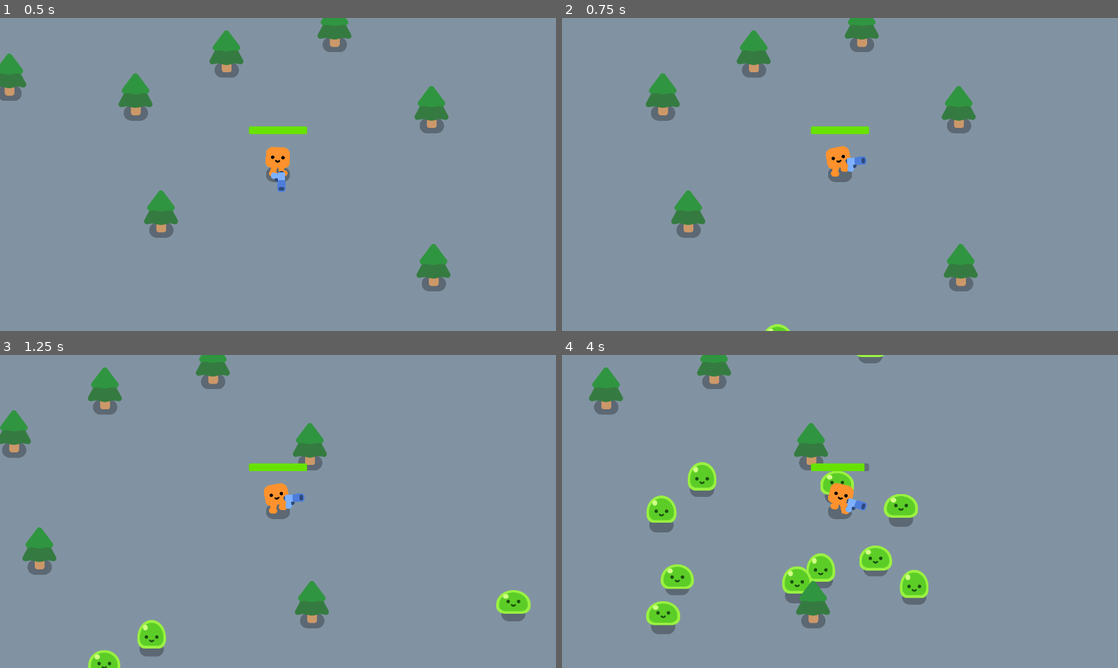
Above: before the commit, frames 1-4 (two rows, left to right).
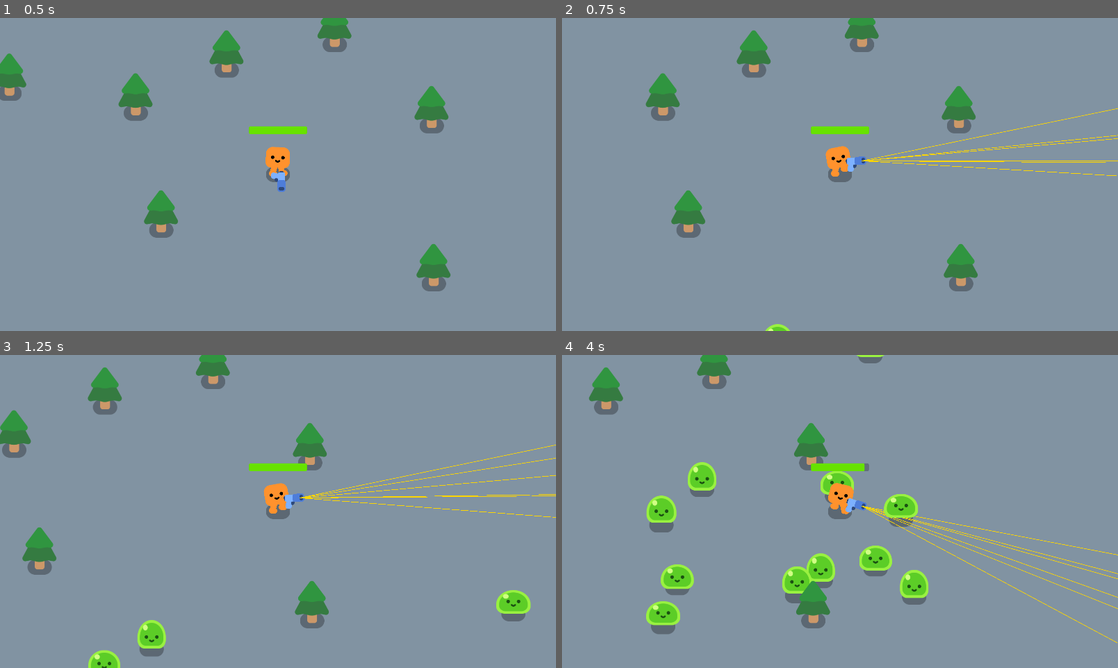
Above: after the commit, the same moments.

Repository: Technostalgic/csci4140-hw2
Game: Godot game, scene res://obj/levels/game.tscn
Same seed, same stepped clock (60 frames per second), same inputs: the game is played once before the commit and once after it. Sound files missing from this copy of the repository are replaced by a short silence.
Inputs (mouse positions are in pixels of both pictures, inside the frame that each line leads up to):
- Up to frame 1 (0.5 s): no input
- Up to frame 2 (0.75 s): tap Enter at 0.5 s; move the mouse to (962, 158) at 0.52 s; press the mouse at (962, 158) at 0.53 s; hold D (move_right) from 0.53 s (still down)
- Up to frame 3 (1.25 s): keep holding D (move_right)
- Up to frame 4 (4 s): move the mouse to (728, 527) at 1.27 s; release D (move_right) at 1.28 s; release the mouse at (728, 527) at 1.28 s; hold S (move_down) 1.28-2.03 s; click (728, 527) at 1.35 s; move the mouse to (895, 442) at 2.02 s; press the mouse at (895, 442) at 2.03 s; hold D (move_right) 2.03-2.78 s; move the mouse to (812, 574) at 2.77 s; release the mouse at (812, 574) at 2.78 s; hold W (move_up) 2.78-3.53 s; click (812, 574) at 2.85 s; move the mouse to (1006, 558) at 3.52 s; press the mouse at (1006, 558) at 3.53 s; hold A (move_left) from 3.53 s (still down)

Frame 1 is identical in both runs. In frame 2, 0.5% of the frame differs, in the area x 53-100%, y 28-51%; in frame 3, 0.5%; in frame 4, 0.7%, in the area x 53-100%, y 48-92%.

Commit message:
add shotgun spread

Diff:
--- a/obj/weapon/shotgun.tscn
+++ b/obj/weapon/shotgun.tscn
@@ -1,12 +1,14 @@
 [gd_scene format=3 uid="uid://cwyjwkmbi18nf"]
 
-[ext_resource type="Script" uid="uid://dqrvq1m0j3d0d" path="res://src/weapon/gun.gd" id="1_qarfq"]
+[ext_resource type="Script" uid="uid://pyxu55nhookm" path="res://src/weapon/shotgun.gd" id="1_36h01"]
 [ext_resource type="Texture2D" uid="uid://coon1w77o334i" path="res://content/gfx/pistol.png" id="4_owrpd"]
 
-[node name="Shotgun" type="Node2D" unique_id=1448111750 node_paths=PackedStringArray("fire_timer")]
-script = ExtResource("1_qarfq")
+[node name="Shotgun" type="Node2D" unique_id=1703651934 node_paths=PackedStringArray("projectile_spawnpoint", "fire_timer")]
+script = ExtResource("1_36h01")
+projectile_spawnpoint = NodePath("WeaponAnchor/ShotgunGraphic/ProjectileSpawnpoint")
 fire_timer = NodePath("FireTimer")
-metadata/_custom_type_script = "uid://dqrvq1m0j3d0d"
+fire_rate = 0.05
+metadata/_custom_type_script = "uid://pyxu55nhookm"
 
 [node name="FireTimer" type="Timer" parent="." unique_id=466582412]
 wait_time = 0.3
@@ -15,9 +17,9 @@
 [node name="WeaponAnchor" type="Marker2D" parent="." unique_id=471340787]
 position = Vector2(38, 5)
 
-[node name="Pistol" type="Sprite2D" parent="WeaponAnchor" unique_id=1924386464]
+[node name="ShotgunGraphic" type="Sprite2D" parent="WeaponAnchor" unique_id=1924386464]
 position = Vector2(18, -6)
 texture = ExtResource("4_owrpd")
 
-[node name="ProjectileSpawnpoint" type="Marker2D" parent="WeaponAnchor/Pistol" unique_id=1161980563]
+[node name="ProjectileSpawnpoint" type="Marker2D" parent="WeaponAnchor/ShotgunGraphic" unique_id=1161980563]
 position = Vector2(20, -10)
--- a/src/weapon/gun.gd
+++ b/src/weapon/gun.gd
@@ -1,6 +1,7 @@
 class_name Gun
 extends Node2D
 
+@export var projectile_spawnpoint: Marker2D = null
 @export var fire_timer: Timer = null
 @export var active: bool = true
 @export var fire_rate: float = 0.3
@@ -17,6 +18,7 @@
 	if Input.is_action_pressed("Shoot"):
 		if ready_to_fire:
 			fire()
+			ready_to_fire = false
 		if fire_timer.is_stopped():
 			fire_timer.start(fire_rate)
 
--- a/src/weapon/handgun.gd
+++ b/src/weapon/handgun.gd
@@ -1,7 +1,6 @@
 class_name Handgun
 extends Gun
 
-@export var projectile_spawnpoint: Marker2D = null
 @export var projectile: PackedScene = null
 @export var muzzle_flash: PackedScene = null
 
--- a/src/weapon/shotgun.gd
+++ b/src/weapon/shotgun.gd
@@ -1,2 +1,35 @@
 class_name Shotgun
 extends Gun
+
+@export var bullets_per_shot: int = 6
+@export_flags_2d_physics var enemy_mask: int = 2
+@export var spread: float = PI / 8
+@export_range(0, 1) var evenly_spread_factor: float = 0.8
+
+var _debug_lines: Array[Line2D] = []
+
+func _fire_shot(direction: float):
+	var line := Line2D.new()
+	line.points = PackedVector2Array([
+		Vector2.ZERO,
+		Vector2(1000, 0)
+	])
+	line.width = 2
+	line.default_color = Color("gold")
+	add_child(line)
+	line.global_position = projectile_spawnpoint.global_position
+	line.global_rotation = direction
+	_debug_lines.push_back(line)
+
+func fire():
+	for line in _debug_lines:
+		line.queue_free()
+	_debug_lines.clear()
+
+	var spread_delta := (spread * evenly_spread_factor) / bullets_per_shot as float
+	for i in range(bullets_per_shot):
+		var direction_offset := (i - bullets_per_shot * 0.5 + 0.5) * spread_delta
+		var spread_cone := spread / bullets_per_shot * (bullets_per_shot * (1 - evenly_spread_factor))
+		direction_offset += (randf() - 0.5) * spread_cone
+		var direction := projectile_spawnpoint.global_rotation + direction_offset
+		_fire_shot(direction)
Not shown: 1 places in obj/weapon/handgun.tscn that only renumber resources
